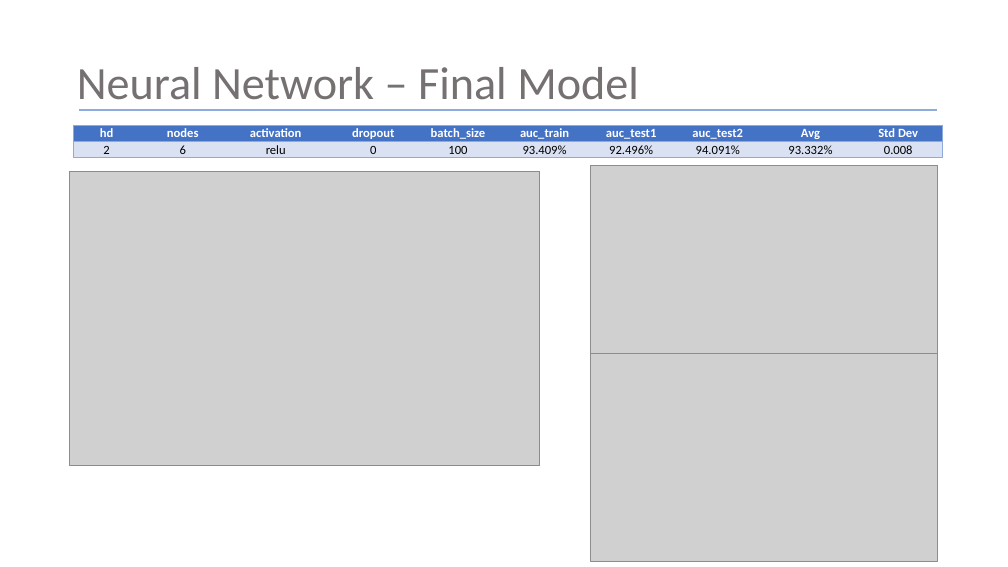
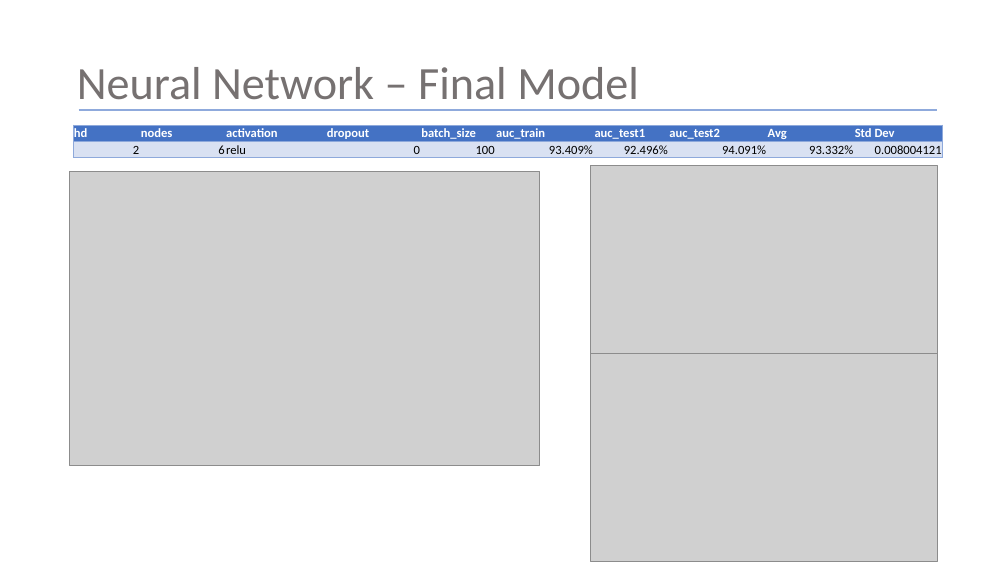
Before and after one commit to Shritej24c/Credit-Default-Pred, a slide deck: slide 16 of Credit Default Risk.pptx. Drawn at 1008x567 pixels with LibreOffice and Linux fonts; fonts in the diff are those of the drawing; grey boxes stand for pictures. Boxes give left, top, right and bottom in pixels: in the first picture for what was removed or moved away, otherwise in the second. Text is boxed around its words. In the diff, an @@ line names an element or a change of style, - is before the commit and + after.

```diff
--- a/Credit Default Risk.pptx
+++ b/Credit Default Risk.pptx
@@ table at [73,125,942,158] @@
-row 2, column 10: 0.008
+row 2, column 10: 0.008004121
@@ alignment centre to left @@
@@ alignment centre to right @@
```
Also in this commit, not shown: 8 other slides changed.
